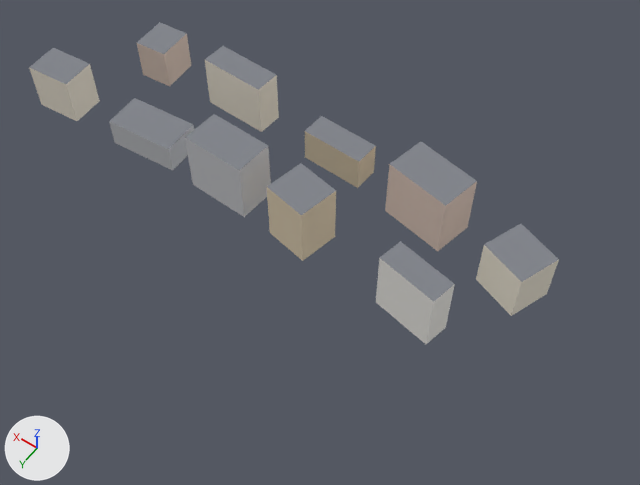
Renders of the glTF model apps/client/public/cities/moscow_synth/tiles/-1_2.glb from each side of a commit.
Before and after are seen from a camera (50 mm lens) standing at (-298.0, -333.0, 298.0) and looking at (-163.0, -522.0, 1.0). Lighting does not change. The marker at lower left points along +X, +Y and +Z. The first picture is the older version. Vertices at exactly the same position are counted once.
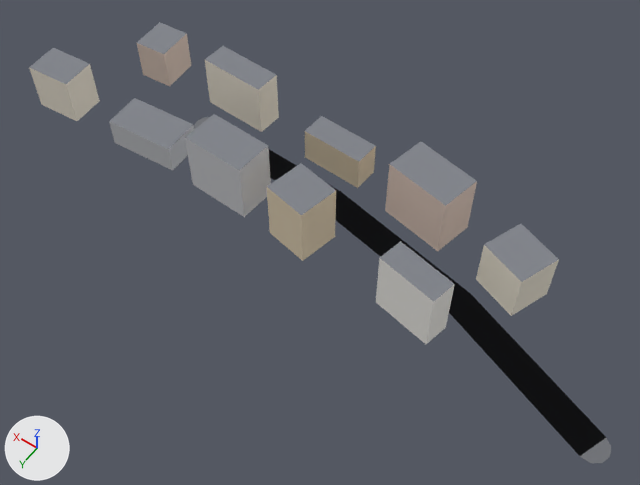
The newer file is also turned or shifted as a whole; pictures and numbers use the older file's frame.

Boxes (x1, y1, x2, y2) around the edits, measured in the pictures (640 x 485 px):
'Mesh_0', reshaped (10% wider, 37% taller)
    before: (29, 22, 559, 344)
    after: (29, 22, 611, 463)
part 1 of me_mesh_0, added
    after: (194, 117, 611, 463)

Diff of the bpy script that builds the scene:
```diff
--- a/apps/client/public/cities/moscow_synth/tiles/-1_2.glb.py
+++ b/apps/client/public/cities/moscow_synth/tiles/-1_2.glb.py
@@ mat_road @@
+mat_road = bpy.data.materials.new('road')
+mat_road.use_nodes = True; mat_road.node_tree.nodes.clear()
+_N = mat_road.node_tree.nodes; _L = mat_road.node_tree.links
+n0 = _N.new('ShaderNodeBsdfPrincipled'); n0.name = 'Principled BSDF'
+n0.inputs[2].default_value = 0.85  # 'Roughness'
+n1 = _N.new('ShaderNodeOutputMaterial'); n1.name = 'Material Output'
+n2 = _N.new('ShaderNodeVertexColor'); n2.name = 'Color Attribute'
+_L.new(n0.outputs[0], n1.inputs[0])  # 'BSDF' to 'Surface'
+_L.new(n2.outputs[0], n0.inputs[0])  # 'Color' to 'Base Color'
@@ me_mesh_0 @@
 # used by ob_mesh_0; location = (0.0, 0.0, 0.0)
-me_mesh_0.from_pydata(...)  # 80 vertices, 100 faces; spans x -253.0..-2.0, y -577.0..-505.0, z 0.0..30.0
+me_mesh_0.from_pydata(...)  # 110 vertices, 126 faces; spans x -304.0..-2.0, y -577.0..-497.0, z 0.0..30.0
+# me_mesh_0 part 1
+# 30 vertices are added at x -304.0..-72.0, y -555.0..-497.0, z 0.0
+# 26 new faces join them, mat_road
 me_mesh_0.materials.append(mat_facade)
 me_mesh_0.materials.append(mat_roof)
+me_mesh_0.materials.append(mat_road)
```
